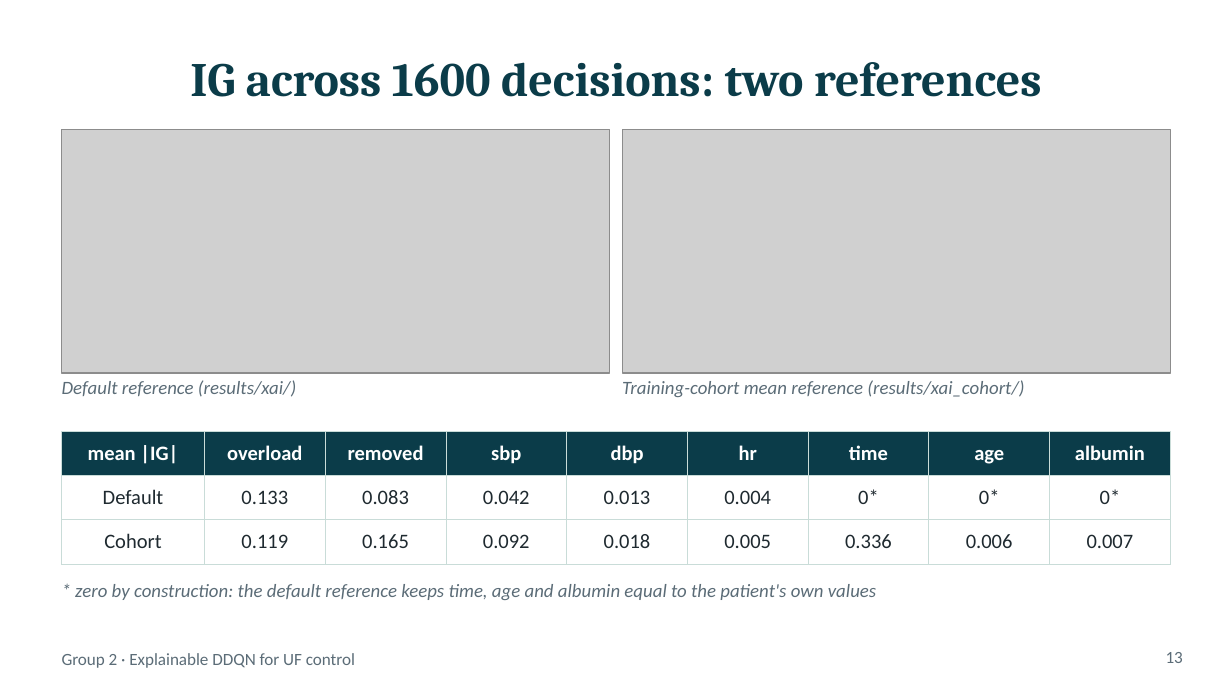
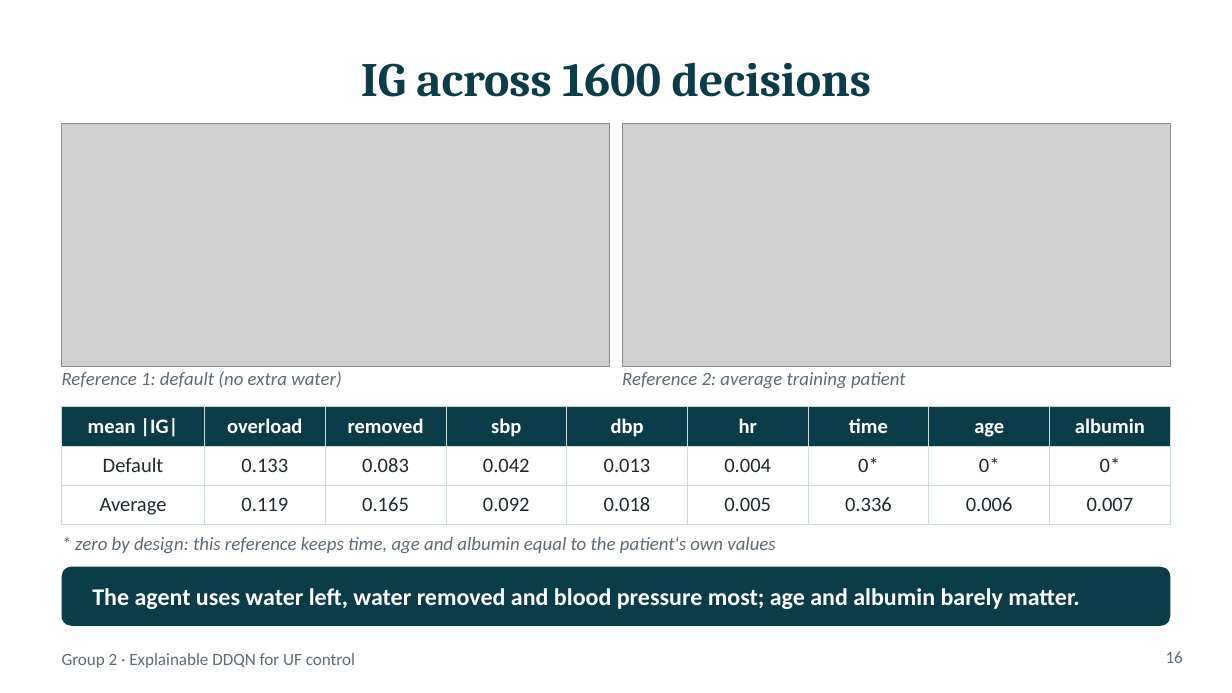
Before and after one commit to mr-h12/ckd-dialysis-ddqn-ig, a slide deck: slide 16 of slides/CKD_DDQN_IG.pptx (slide 13 before the commit). Drawn at 1232x693 pixels with LibreOffice and Linux fonts; fonts in the diff are those of the drawing; grey boxes stand for pictures. Boxes give left, top, right and bottom in pixels: in the first picture for what was removed or moved away, otherwise in the second. Text is boxed around its words. In the diff, an @@ line names an element or a change of style, - is before the commit and + after.

```diff
--- a/slides/CKD_DDQN_IG.pptx
+++ b/slides/CKD_DDQN_IG.pptx
@@ title at [361,62,872,97]: text changed @@
-IG across 1600 decisions: two references
+IG across 1600 decisions
@@ picture: place and size @@
-picture at [62,129,610,373]
+picture at [62,123,610,367]
@@ picture: place and size @@
-picture at [622,129,1170,373]
+picture at [622,123,1170,367]
@@ text at [62,371,341,388]: text changed @@
-Default reference (results/xai/)
+Reference 1: default (no extra water)
@@ text removed at [622,380,1024,397] @@
-Training-cohort mean reference (results/xai_cohort/)
@@ text added at [622,372,906,388], 11 pt, text #5B6C77, italic @@
+Reference 2: average training patient
@@ table at [62,407,1170,530] @@
-row 3, column 1: Cohort
+row 3, column 1: Average
@@ table: place and size @@
-table at [62,431,1170,554]
+table at [62,407,1170,530]
@@ text at [75,537,775,553]: text changed @@
-* zero by construction: the default reference keeps time, age and albumin equal to the patient's own values
+* zero by design: this reference keeps time, age and albumin equal to the patient's own values
@@ rounded rectangle added at [62,567,1170,626], fill #0B3C49 @@
@@ text added at [92,588,1079,609], 14 pt, text #FFFFFF, bold @@
+The agent uses water left, water removed and blood pressure most; age and albumin barely matter.
@@ page number at [1166,651,1183,663]: text changed @@
-13
+16
```
Also in this commit, not shown: 7 other slides changed, 9 slides added, 6 slides removed.
